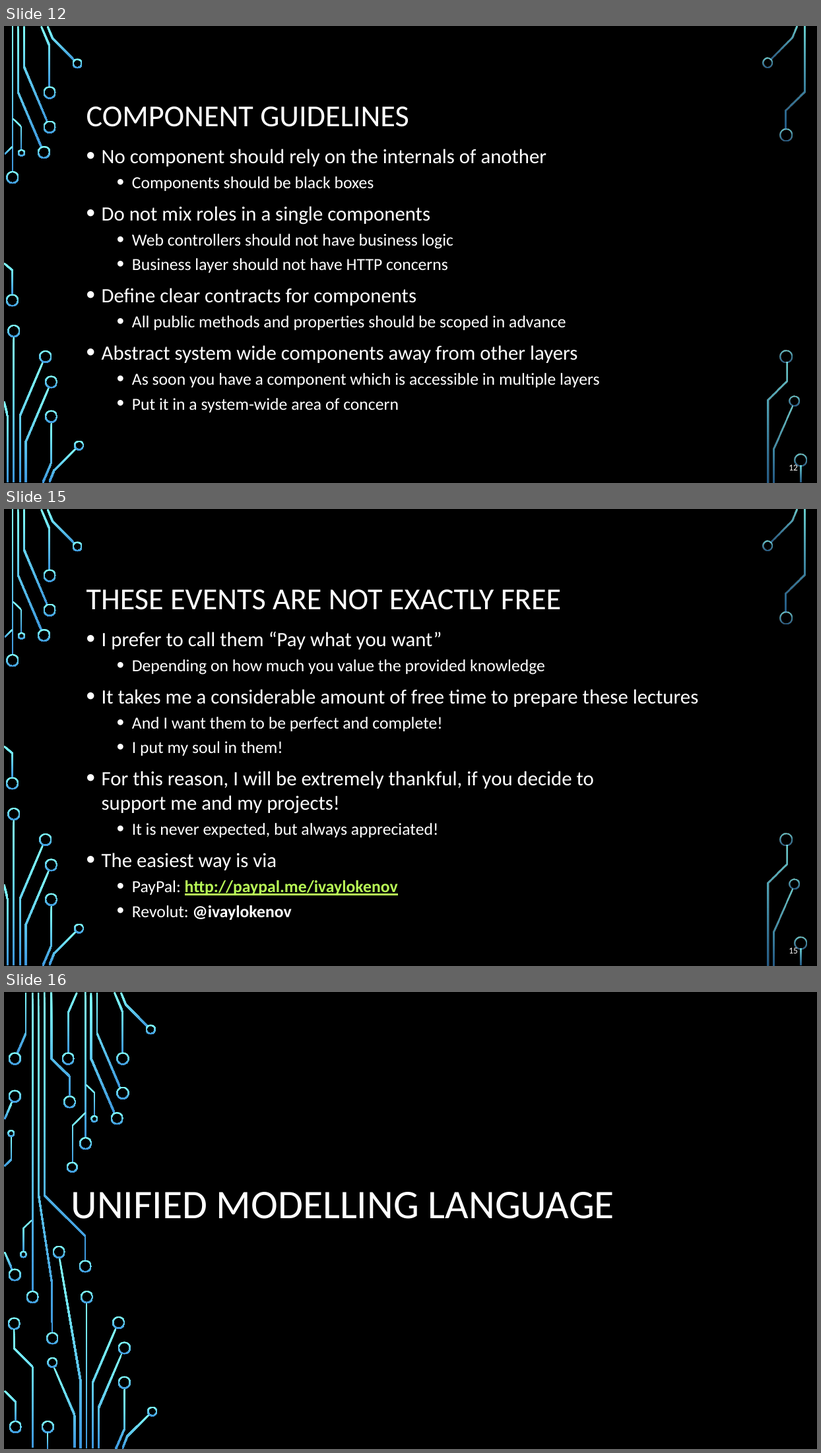
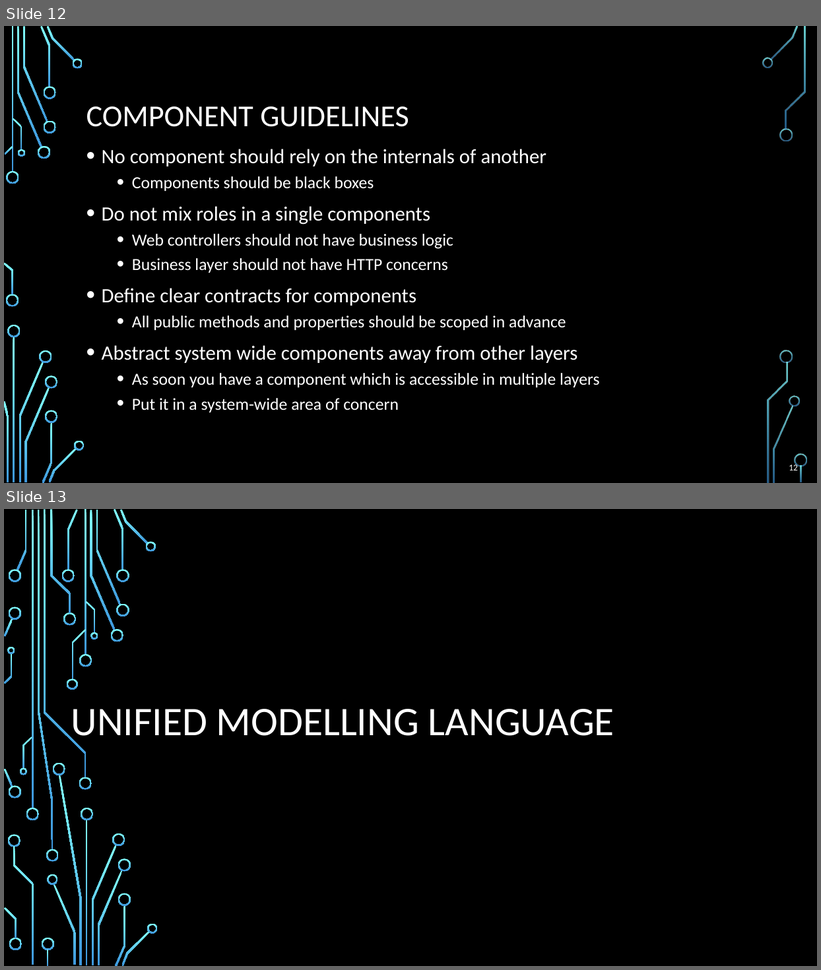
Before and after one commit to profjordanov/doctorate, a slide deck: resources/Software-Architecture-S/Presentation-Part1-Fundamentals-And-Essentials.pptx. Shown one above the other, each under a label of ours: slides 12, 15 and 16 before the commit, slides 12 and 13 after it; the slides between them are not shown. The pictures are 821x1453 and 821x970 pixels, drawn with LibreOffice and Linux fonts; fonts in the diff are those of the drawing; background and template pictures are left out. Boxes give left, top, right and bottom in pixels: in the first picture for what was removed or moved away, otherwise in the second. Text is boxed around its words. In the diff, an @@ line names an element or a change of style, - is before the commit and + after.

```diff
--- a/resources/Software-Architecture-S/Presentation-Part1-Fundamentals-And-Essentials.pptx
+++ b/resources/Software-Architecture-S/Presentation-Part1-Fundamentals-And-Essentials.pptx
@@ slide 15 removed at (4,509,817,966), background picture (left out); not listed: 36 template elements that a slide beside it also shows @@
@@ title removed at (86,590,561,610) @@
-THESE EVENTS ARE NOT EXACTLY FREE
@@ text removed at (102,632,699,920) @@
-• I prefer to call them “Pay what you want”
-  • Depending on how much you value the provided knowledge
-• It takes me a considerable amount of free time to prepare these lectures
-  • And I want them to be perfect and complete!
-  • I put my soul in them!
-• For this reason, I will be extremely thankful, if you decide to
-  support me and my projects!
-  • It is never expected, but always appreciated!
-• The easiest way is via
-  • PayPal: http://paypal.me/ivaylokenov
-  • Revolut: @ivaylokenov
@@ page number removed at (789,947,798,954) @@
-15
@@ what was slide 16 is now slide 13 @@
```
Also in this commit, not shown: 8 other slides removed, 1 other file.
